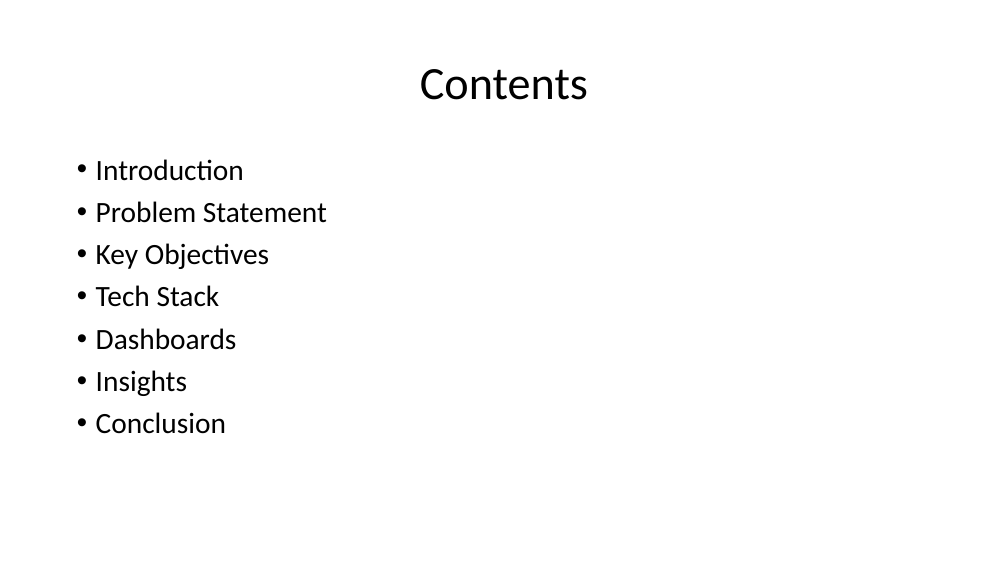
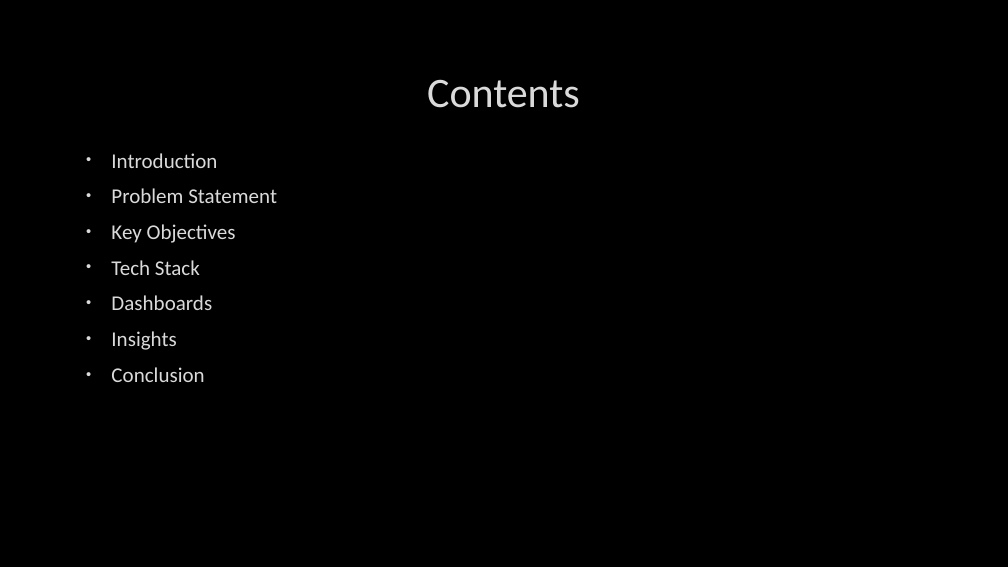
Before and after one commit to saikrishnatandasi/amazon-innobyte, a slide deck: slide 2 of Amazon Sales Analysis.pptx. Drawn at 1008x567 pixels with LibreOffice and Linux fonts; fonts in the diff are those of the drawing; background and template pictures are left out. Boxes give left, top, right and bottom in pixels: in the first picture for what was removed or moved away, otherwise in the second. Text is boxed around its words. In the diff, an @@ line names an element or a change of style, - is before the commit and + after.

```diff
--- a/Amazon Sales Analysis.pptx
+++ b/Amazon Sales Analysis.pptx
@@ background #FFFFFF to picture (left out) @@
@@ title "Contents": place and size @@
-title "Contents" at box(420, 69, 588, 100)
+title "Contents" at box(427, 79, 580, 108)
@@ title "Contents" at box(427, 79, 580, 108): size 44 to 40 pt, text colour #000000 to #DADADA, letter outline none to #404040 0.75 pt; line spacing 0.9 to 1 @@
@@ text "Introduction": place and size @@
-text "Introduction" at box(96, 159, 327, 434)
+text "Introduction" at box(111, 153, 277, 382)
@@ text "Introduction" at box(111, 153, 277, 382): size 28 to 20 pt, text colour #000000 to #DADADA, letter outline none to #404040 0.75 pt; indent changed; line spacing 0.9 to 1 @@
```
Also in this commit, not shown: 15 other slides changed, 2 slides added, 1 other file.
